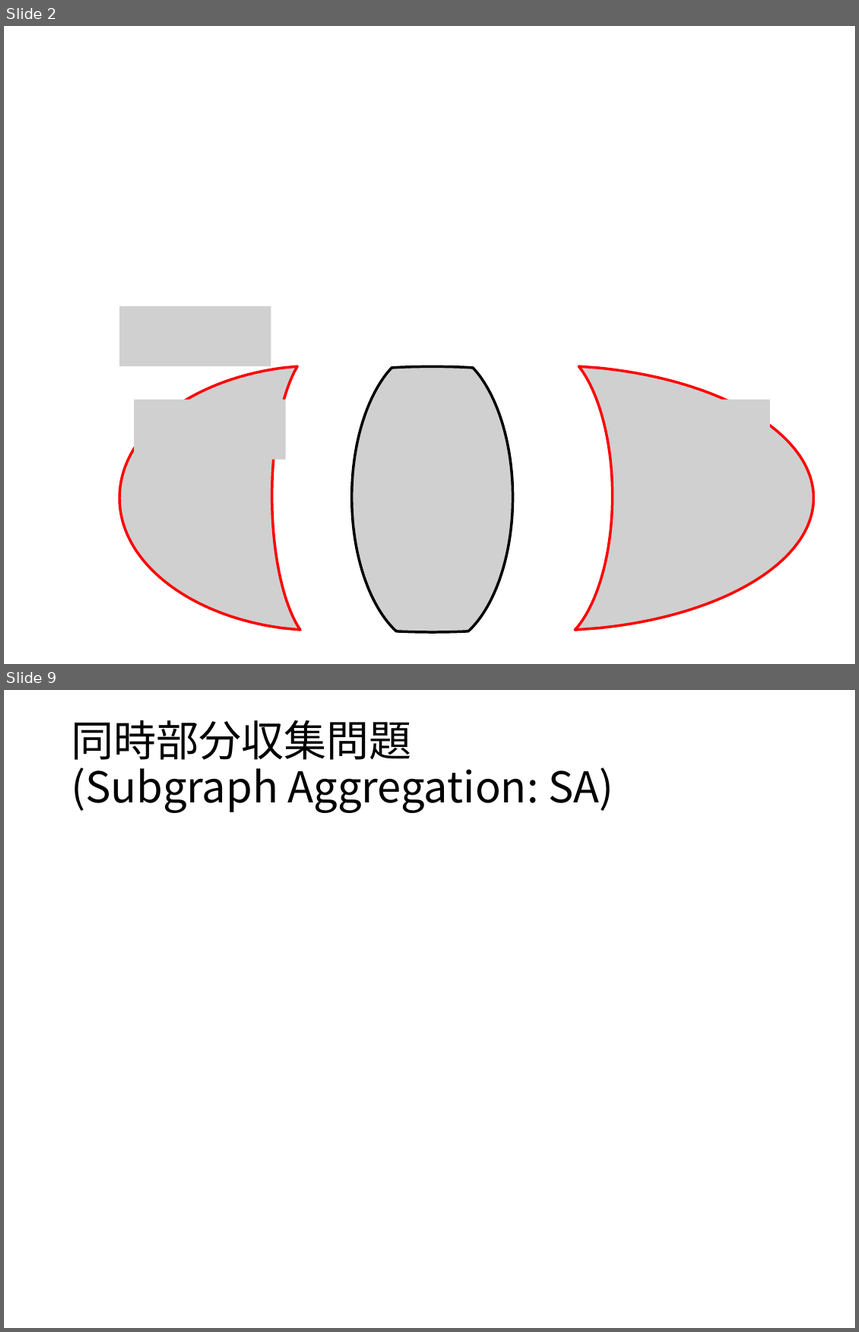
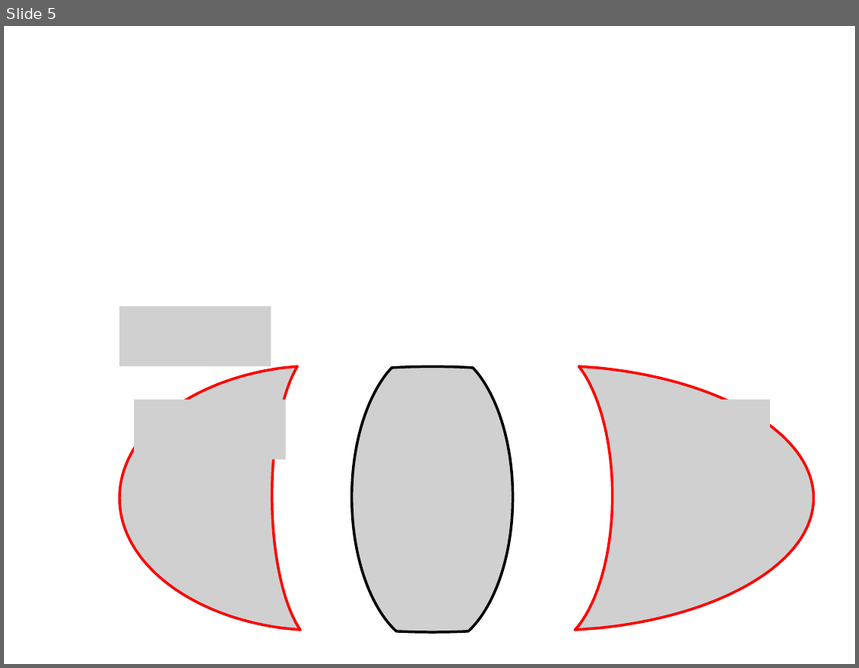
Before and after one commit to ssmr0410/share, a slide deck: slide/mizutani_pre.pptx. Shown one above the other, each under a label of ours: slides 2 and 9 before the commit, slide 5 after it; the slides between them are not shown. The pictures are 859x1332 and 859x668 pixels, drawn with LibreOffice and Linux fonts; fonts in the diff are those of the drawing; grey boxes stand for pictures. Boxes give left, top, right and bottom in pixels: in the first picture for what was removed or moved away, otherwise in the second. Text is boxed around its words. In the diff, an @@ line names an element or a change of style, - is before the commit and + after.

```diff
--- a/slide/mizutani_pre.pptx
+++ b/slide/mizutani_pre.pptx
@@ slide 9 removed at (4, 690, 855, 1328), background #FFFFFF @@
@@ title removed at (71, 720, 614, 813) @@
-同時部分収集問題
-(Subgraph Aggregation: SA)
@@ what was slide 2 is now slide 5 @@
```
Also in this commit, not shown: 8 slides changed, 6 slides added, 4 other slides removed, 1 other file.
